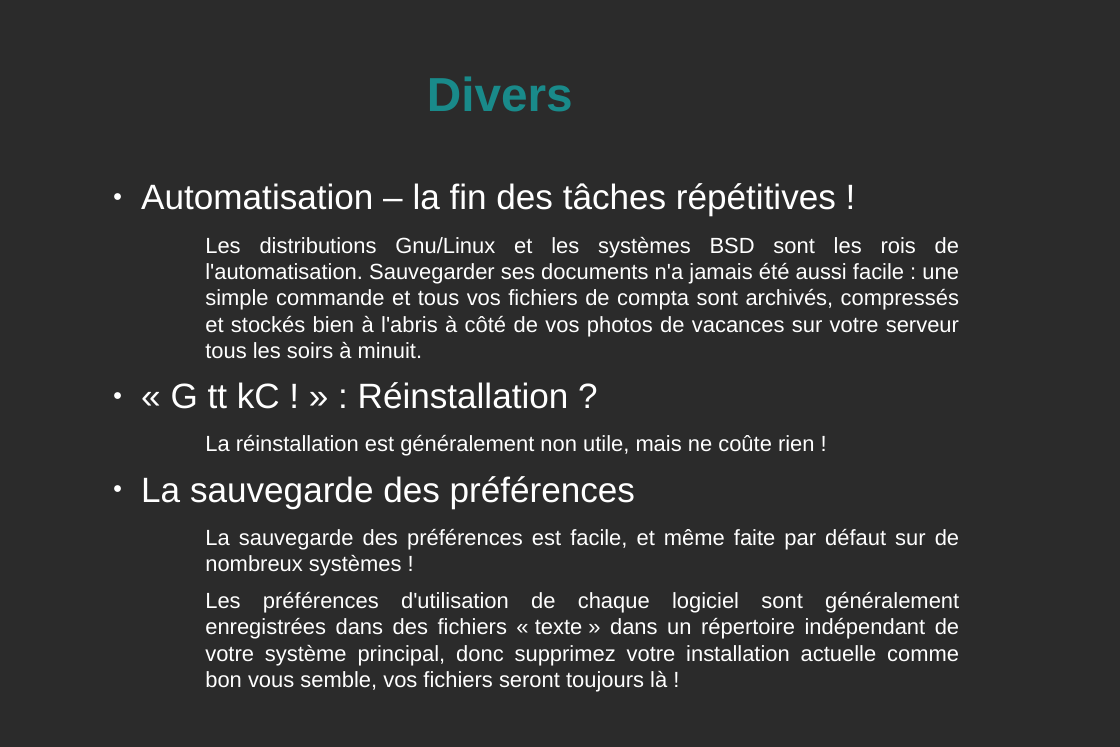
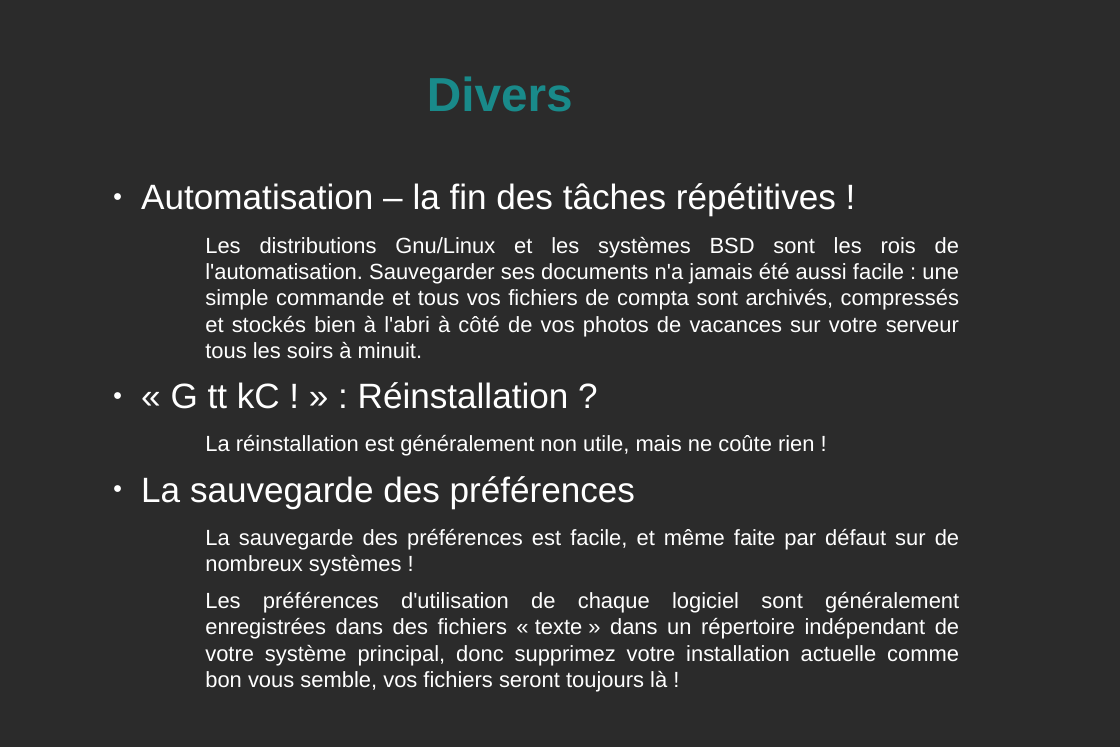
Before and after one commit to KaneRoot/public, a slide deck: slide 6 of licence_s4/com/diaporama_explicite_pas_complet.odp. Drawn at 1120x747 pixels with LibreOffice and Linux fonts; fonts in the diff are those of the drawing; background and template pictures are left out; a plain dark background stands for a picture behind light text. Boxes give left, top, right and bottom in pixels: in the first picture for what was removed or moved away, otherwise in the second. Text is boxed around its words. In the diff, an @@ line names an element or a change of style, - is before the commit and + after.

```diff
--- a/licence_s4/com/diaporama_explicite_pas_complet.odp
+++ b/licence_s4/com/diaporama_explicite_pas_complet.odp
@@ text at [205,237,959,359]: text changed @@
-    Les distributions Gnu/Linux et les systèmes BSD sont les rois de l'automatisation. Sauvegarder ses documents n'a jamais été aussi facile : une simple commande et tous vos fichiers de compta sont archivés, compressés et stockés bien à l'abris à côté de vos photos de vacances sur votre serveur tous les soirs à minuit.
+    Les distributions Gnu/Linux et les systèmes BSD sont les rois de l'automatisation. Sauvegarder ses documents n'a jamais été aussi facile : une simple commande et tous vos fichiers de compta sont archivés, compressés et stockés bien à l'abri à côté de vos photos de vacances sur votre serveur tous les soirs à minuit.
```
Also in this commit, not shown: 1 other slide changed.
